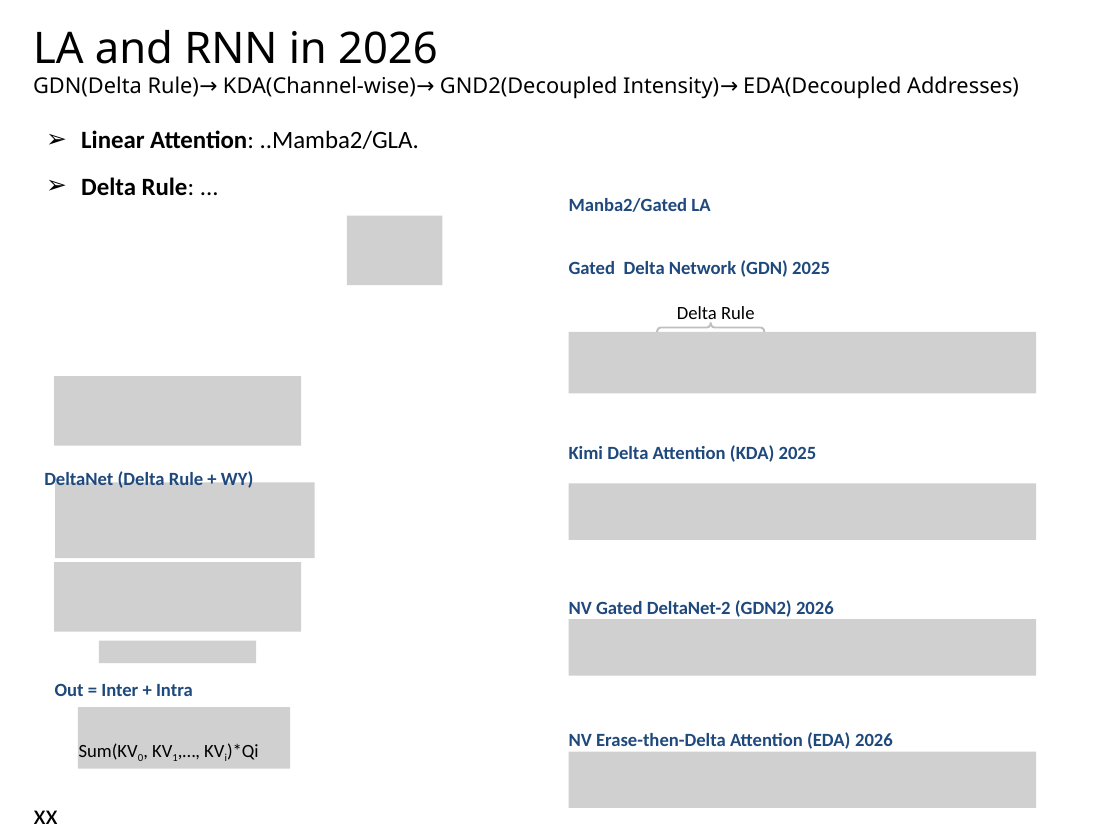
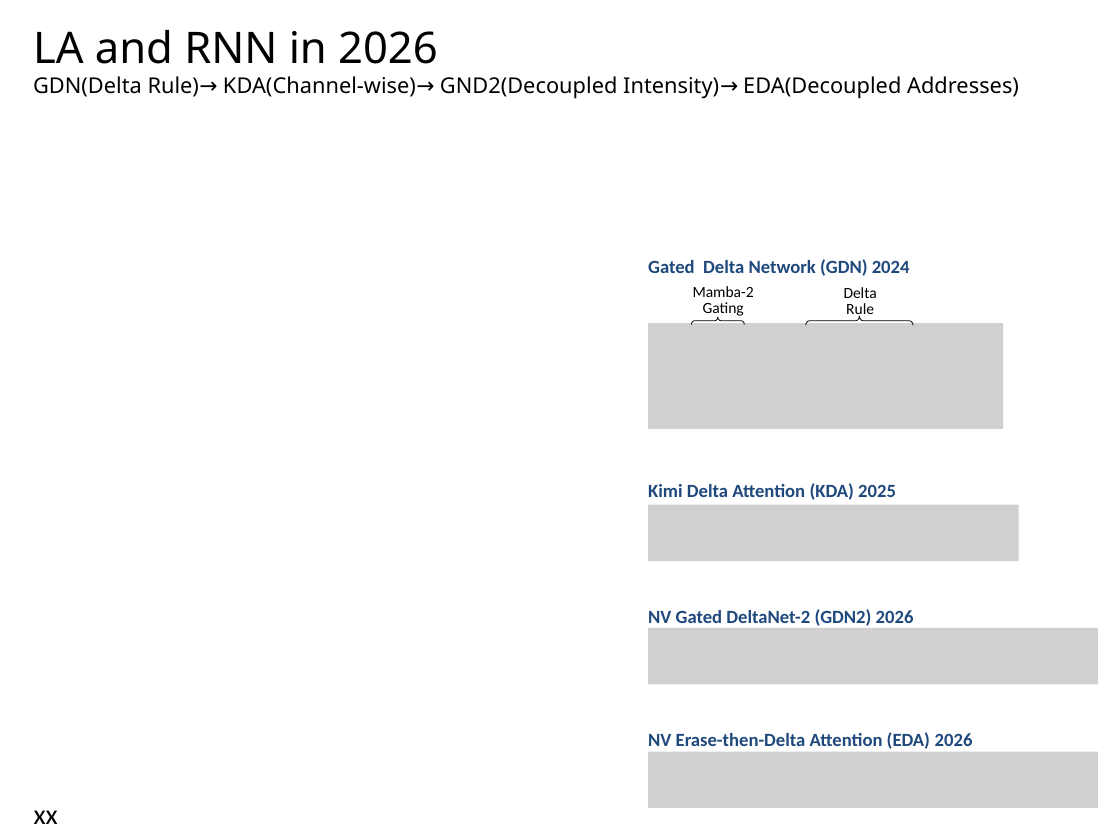
Before and after one commit to navibator/crazy-ai, a slide deck: slide 8 of temp.pptx. Drawn at 1120x840 pixels with LibreOffice and Linux fonts; fonts in the diff are those of the drawing; grey boxes stand for pictures. Boxes give left, top, right and bottom in pixels: in the first picture for what was removed or moved away, otherwise in the second. Text is boxed around its words. In the diff, an @@ line names an element or a change of style, - is before the commit and + after.

```diff
--- a/temp.pptx
+++ b/temp.pptx
@@ text removed at (x1=81, y1=130, x2=419, y2=196) @@
-➢ Linear Attention: ..Mamba2/GLA.
-➢ Delta Rule: ...
@@ text removed at (x1=569, y1=198, x2=710, y2=212) @@
-Manba2/Gated LA
@@ picture removed at (x1=347, y1=216, x2=442, y2=286) @@
@@ text at (x1=648, y1=259, x2=910, y2=276): text changed @@
-Gated Delta Network (GDN) 2025
+Gated Delta Network (GDN) 2024
@@ text added at (x1=693, y1=286, x2=754, y2=317), 10 pt, text #000000 @@
+Mamba-2
+Gating
@@ text "Delta" moved from (x1=676, y1=305, x2=755, y2=324) to (x1=844, y1=287, x2=877, y2=319) @@
@@ text at (x1=844, y1=287, x2=877, y2=319): text changed; size 12 to 10 pt @@
-Delta Rule
+Delta
+Rule
@@ picture resized from (x1=569, y1=332, x2=1037, y2=393) to (x1=648, y1=323, x2=1004, y2=428) @@
@@ left brace resized from (x1=656, y1=324, x2=764, y2=333) to (x1=692, y1=317, x2=745, y2=325) @@
@@ left brace at (x1=692, y1=317, x2=745, y2=325): outline #BFBFBF 1.25 pt to #000000 0.5 pt @@
@@ left brace added at (x1=805, y1=317, x2=913, y2=326), outline #000000 0.5 pt @@
@@ picture removed at (x1=54, y1=376, x2=300, y2=446) @@
@@ text removed at (x1=44, y1=469, x2=253, y2=490) @@
-DeltaNet (Delta Rule + WY)
@@ text "Kimi Delta Attention (KDA) 2025" moved from (x1=569, y1=445, x2=817, y2=462) to (x1=648, y1=483, x2=896, y2=500) @@
@@ picture removed at (x1=55, y1=483, x2=315, y2=559) @@
@@ picture resized from (x1=569, y1=484, x2=1037, y2=540) to (x1=648, y1=505, x2=1019, y2=561) @@
@@ picture removed at (x1=54, y1=562, x2=300, y2=632) @@
@@ text "NV Gated DeltaNet-2 (GDN2) 2026" moved from (x1=569, y1=600, x2=834, y2=620) to (x1=648, y1=609, x2=914, y2=629) @@
@@ picture resized from (x1=569, y1=619, x2=1037, y2=675) to (x1=648, y1=628, x2=1099, y2=684) @@
@@ picture removed at (x1=99, y1=641, x2=256, y2=663) @@
@@ text removed at (x1=55, y1=683, x2=193, y2=696) @@
-Out = Inter + Intra
@@ picture removed at (x1=77, y1=707, x2=290, y2=768) @@
@@ text removed at (x1=79, y1=743, x2=259, y2=760) @@
-Sum(KV0, KV1,…, KVi)*Qi
@@ text "NV Erase-then-Delta Attention (EDA) 2026" moved from (x1=569, y1=732, x2=893, y2=749) to (x1=648, y1=732, x2=973, y2=749) @@
@@ picture resized from (x1=569, y1=752, x2=1037, y2=808) to (x1=648, y1=752, x2=1099, y2=808) @@
```
Also in this commit, not shown: 4 other slides changed.
